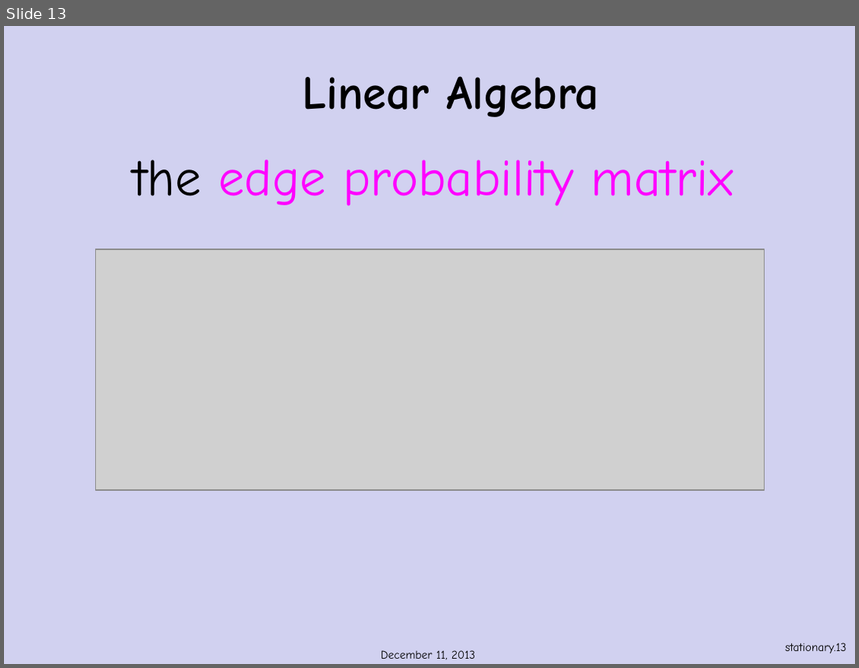
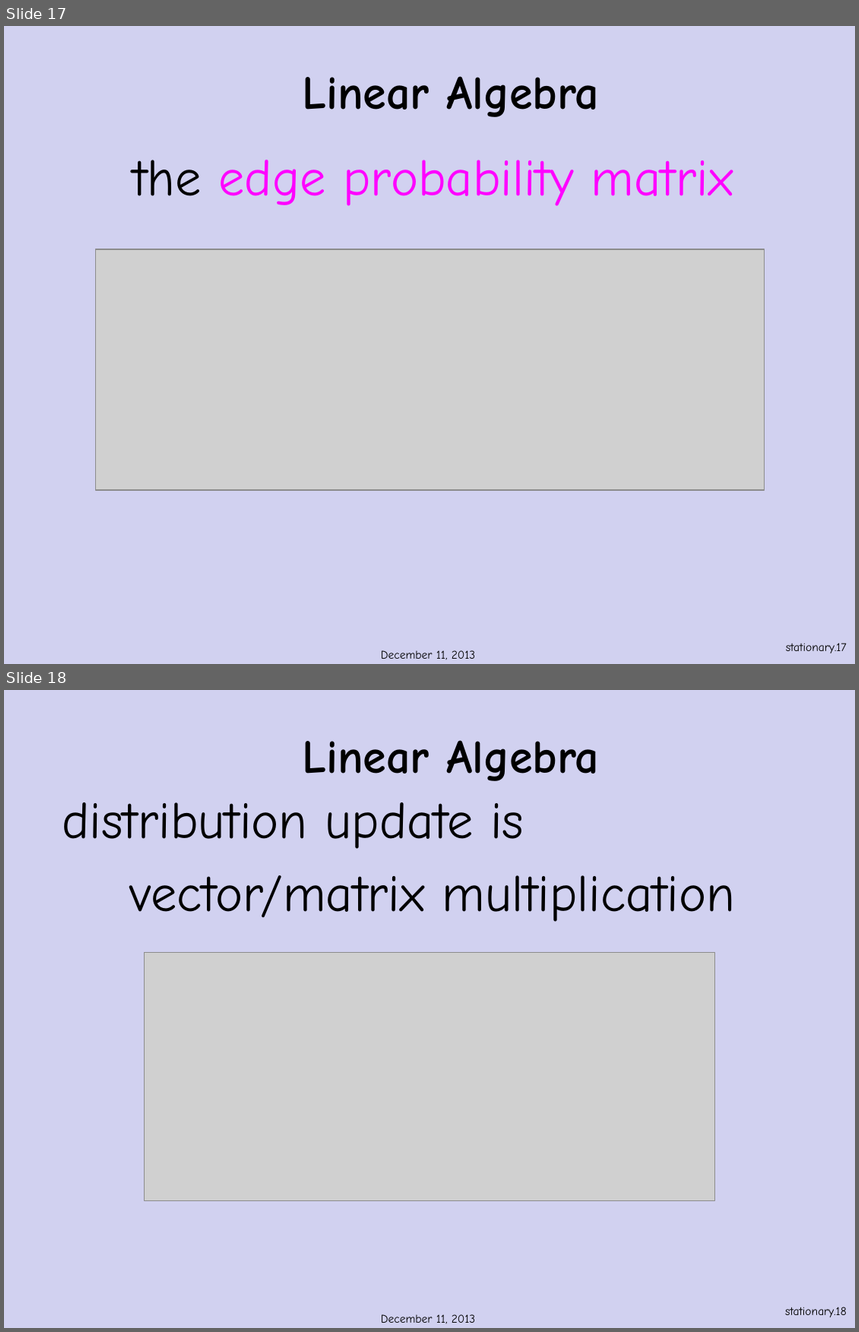
Before and after one commit to armeyer/mcs_web, a slide deck: fall13/slidesF13/stationary-distribution.pptx. Shown one above the other, each under a label of ours: slide 13 before the commit, slides 17 and 18 after it. The pictures are 859x668 and 859x1332 pixels, drawn with LibreOffice and Linux fonts; fonts in the diff are those of the drawing; grey boxes stand for pictures; background and template pictures are left out. Boxes give left, top, right and bottom in pixels: in the first picture for what was removed or moved away, otherwise in the second. Text is boxed around its words. In the diff, an @@ line names an element or a change of style, - is before the commit and + after.

```diff
--- a/fall13/slidesF13/stationary-distribution.pptx
+++ b/fall13/slidesF13/stationary-distribution.pptx
@@ slide 18 added at (4,690,855,1328), background #D1D1F0 @@
@@ title added at (302,740,599,781), 40 pt, text #000000, bold @@
+Linear Algebra
@@ text added at (63,802,736,922), 44 pt, text #000000 @@
+distribution update is
+vector/matrix multiplication
@@ picture added at (145,952,715,1201) @@
@@ text added at (381,1315,476,1325), 10 pt, text #000000 @@
+December 11, 2013
@@ page number added at (785,1307,847,1318), 10 pt, text #000000 @@
+stationary.18
@@ what was slide 13 is now slide 17 @@
@@ page number at (786,643,847,654): text changed @@
-stationary.13
+stationary.17
```
Also in this commit, not shown: 16 slides changed, 3 other slides added, 3 other files.
